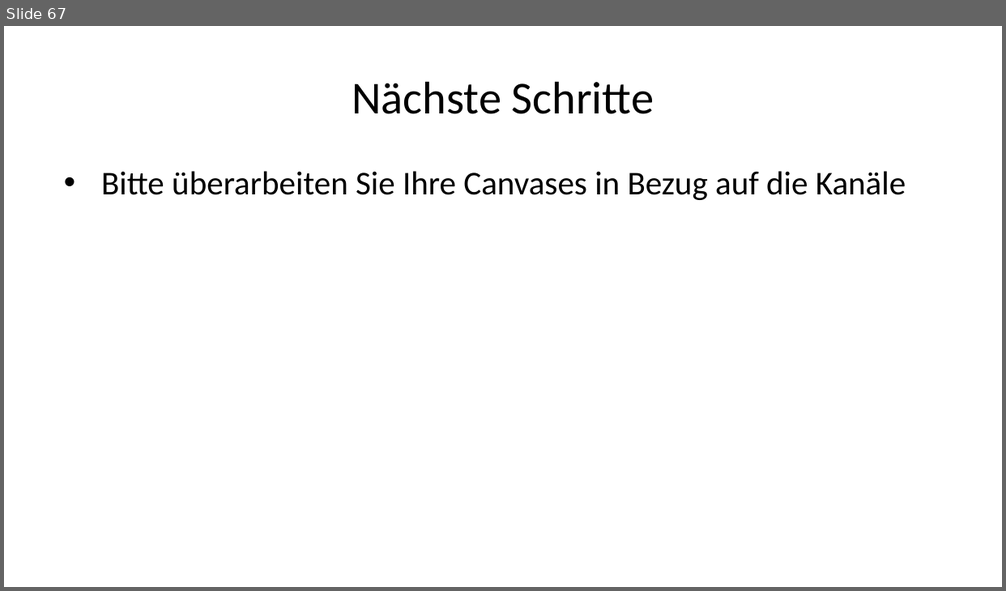
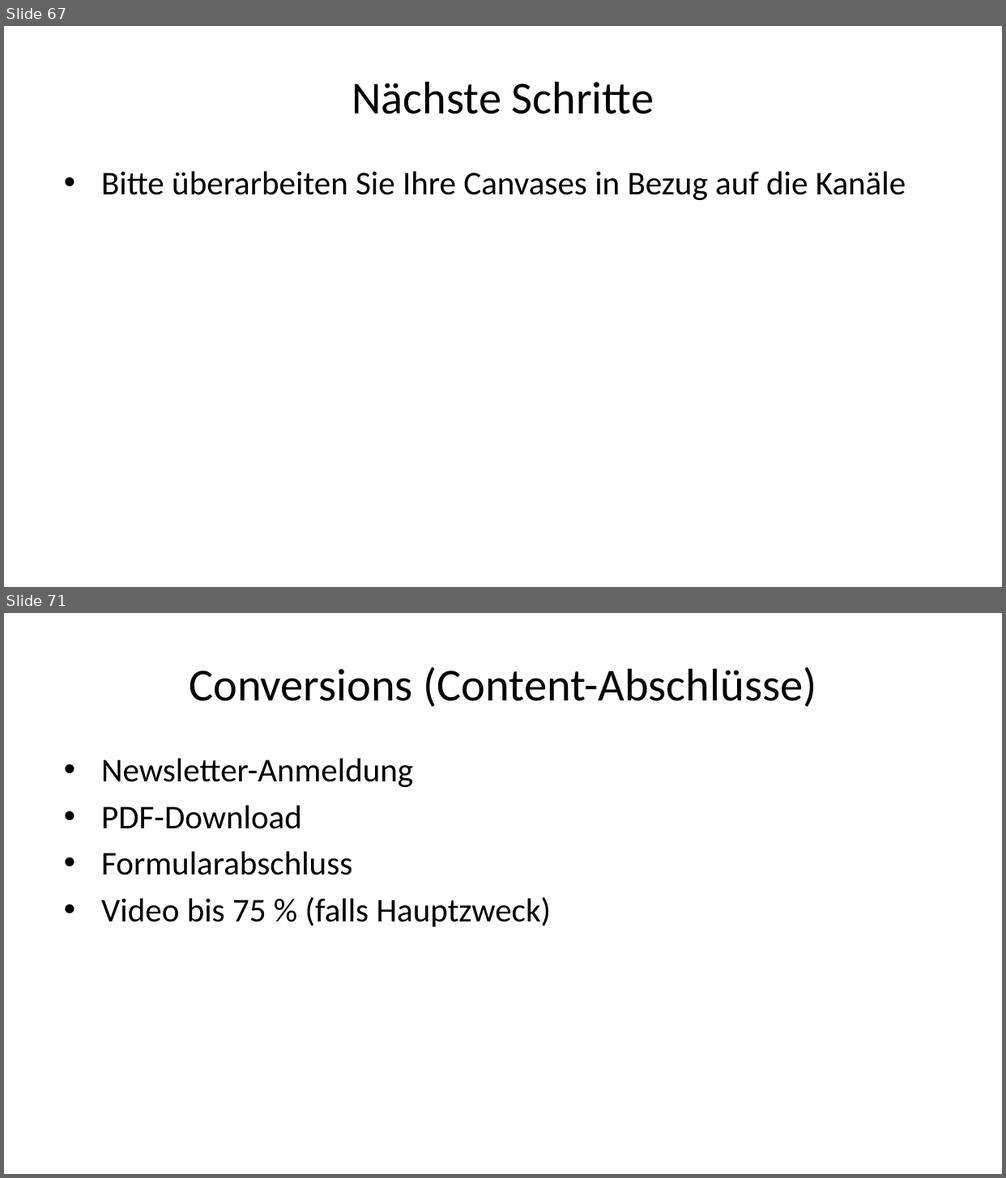
Before and after one commit to daswesen/digitale-inhalte, a slide deck: gdi.pptx. Shown one above the other, each under a label of ours: slide 67 before the commit, slides 67 and 71 after it; the slides between them are not shown. The pictures are 1006x591 and 1006x1178 pixels, drawn with LibreOffice and Linux fonts; fonts in the diff are those of the drawing. Boxes give left, top, right and bottom in pixels: in the first picture for what was removed or moved away, otherwise in the second. Text is boxed around its words. In the diff, an @@ line names an element or a change of style, - is before the commit and + after.

```diff
--- a/gdi.pptx
+++ b/gdi.pptx
@@ slide 71 added at (4,613,1002,1174), background #FFFFFF @@
@@ title added at (189,667,817,707), 33 pt, text #000000 @@
+Conversions (Content-Abschlüsse)
@@ text added at (101,758,552,927), 24 pt, text #000000 @@
+• Newsletter-Anmeldung
+• PDF-Download
+• Formularabschluss
+• Video bis 75 % (falls Hauptzweck)
```
Also in this commit, not shown: 3 slides changed, 37 other slides added, 2 slides removed, 3 other files.
